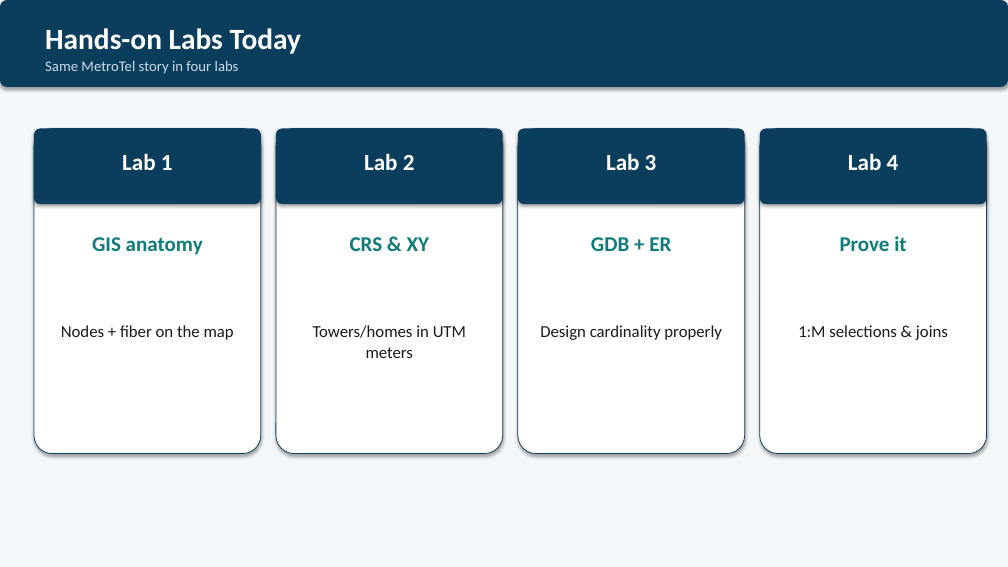
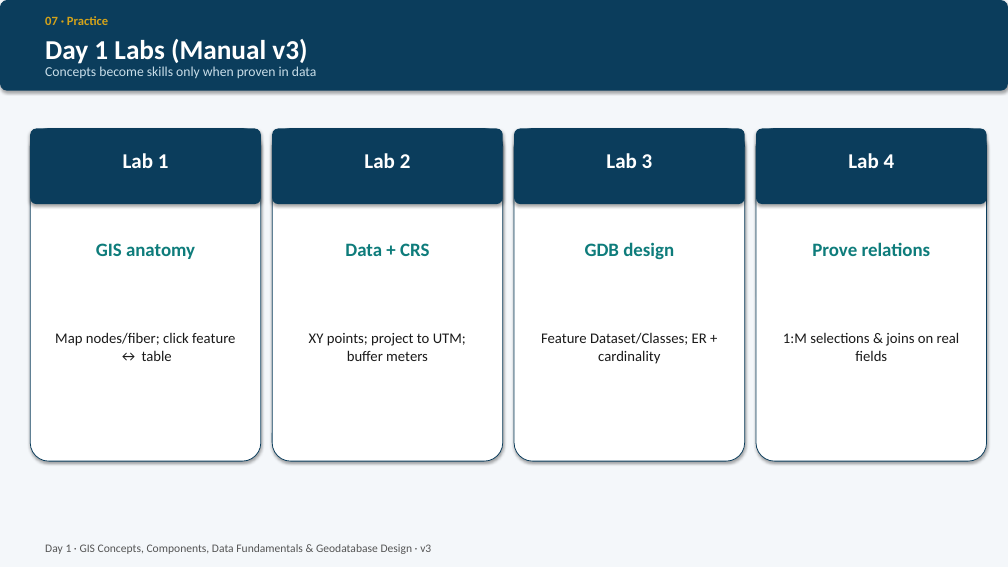
Before and after one commit to Maziarkarimi88/CursorMaziar, a slide deck: slide 32 of GIS_Telecom_Training/Day1_GIS_Fundamentals/presentation/Day1_GIS_Telecom_Concepts_Presentation_v3.pptx (slide 14 before the commit). Drawn at 1008x567 pixels with LibreOffice and Linux fonts; fonts in the diff are those of the drawing. Boxes give left, top, right and bottom in pixels: in the first picture for what was removed or moved away, otherwise in the second. Text is boxed around its words. In the diff, an @@ line names an element or a change of style, - is before the commit and + after.

```diff
--- a/GIS_Telecom_Training/Day1_GIS_Fundamentals/presentation/Day1_GIS_Telecom_Concepts_Presentation_v3.pptx
+++ b/GIS_Telecom_Training/Day1_GIS_Fundamentals/presentation/Day1_GIS_Telecom_Concepts_Presentation_v3.pptx
@@ rounded rectangle resized from (x1=0, y1=0, x2=1008, y2=87) to (x1=0, y1=0, x2=1008, y2=91) @@
@@ text at (x1=45, y1=16, x2=108, y2=25): text changed; size 28 to 12 pt; text colour #FFFFFF to #D4A31A @@
-Hands-on Labs Today
+07 · Practice
@@ text at (x1=45, y1=39, x2=307, y2=64): text changed; size 14 to 26 pt; text colour #C8DDE8 to #FFFFFF; bold on @@
-Same MetroTel story in four labs
+Day 1 Labs (Manual v3)
@@ text added at (x1=45, y1=66, x2=317, y2=78), 13 pt, text #C8DDE8 @@
+Concepts become skills only when proven in data
@@ rounded rectangle resized from (x1=34, y1=129, x2=261, y2=204) to (x1=30, y1=129, x2=261, y2=204) @@
@@ rounded rectangle resized from (x1=34, y1=129, x2=261, y2=454) to (x1=30, y1=129, x2=261, y2=461) @@
@@ rounded rectangle resized from (x1=276, y1=129, x2=503, y2=204) to (x1=272, y1=129, x2=503, y2=204) @@
@@ rounded rectangle resized from (x1=276, y1=129, x2=503, y2=454) to (x1=272, y1=129, x2=503, y2=461) @@
@@ rounded rectangle resized from (x1=518, y1=129, x2=745, y2=204) to (x1=514, y1=129, x2=745, y2=204) @@
@@ rounded rectangle resized from (x1=518, y1=129, x2=745, y2=454) to (x1=514, y1=129, x2=745, y2=461) @@
@@ size 22 to 20 pt in 4 elements at (x1=364, y1=153, x2=411, y2=168), (x1=606, y1=153, x2=653, y2=168), (x1=123, y1=153, x2=169, y2=168), (x1=848, y1=153, x2=895, y2=168) @@
@@ rounded rectangle resized from (x1=760, y1=129, x2=987, y2=204) to (x1=756, y1=129, x2=987, y2=204) @@
@@ rounded rectangle resized from (x1=760, y1=129, x2=987, y2=454) to (x1=756, y1=129, x2=987, y2=461) @@
@@ text "GIS anatomy" at (x1=96, y1=243, x2=195, y2=259): size 20 to 18 pt @@
@@ text at (x1=345, y1=243, x2=429, y2=256): text changed; size 20 to 18 pt @@
-CRS & XY
+Data + CRS
@@ text at (x1=585, y1=242, x2=674, y2=260): text changed; size 20 to 18 pt @@
-GDB + ER
+GDB design
@@ text at (x1=812, y1=242, x2=931, y2=256): text changed; size 20 to 18 pt @@
-Prove it
+Prove relations
@@ text at (x1=55, y1=332, x2=235, y2=361): text changed; size 16 to 14 pt @@
-Nodes + fiber on the map
+Map nodes/fiber; click feature ↔ table
@@ text at (x1=309, y1=333, x2=466, y2=361): text changed; size 16 to 14 pt @@
-Towers/homes in UTM meters
+XY points; project to UTM; buffer meters
@@ text at (x1=541, y1=333, x2=707, y2=364): text changed; size 16 to 14 pt @@
-Design cardinality properly
+Feature Dataset/Classes; ER + cardinality
@@ text at (x1=783, y1=332, x2=960, y2=361): text changed; size 16 to 14 pt @@
-1:M selections & joins
+1:M selections & joins on real fields
@@ text added at (x1=45, y1=544, x2=431, y2=554), 11 pt, text #555555 @@
+Day 1 · GIS Concepts, Components, Data Fundamentals & Geodatabase Design · v3
```
Also in this commit, not shown: 3 other slides changed, 32 slides added, 15 slides removed, 1 other file.
